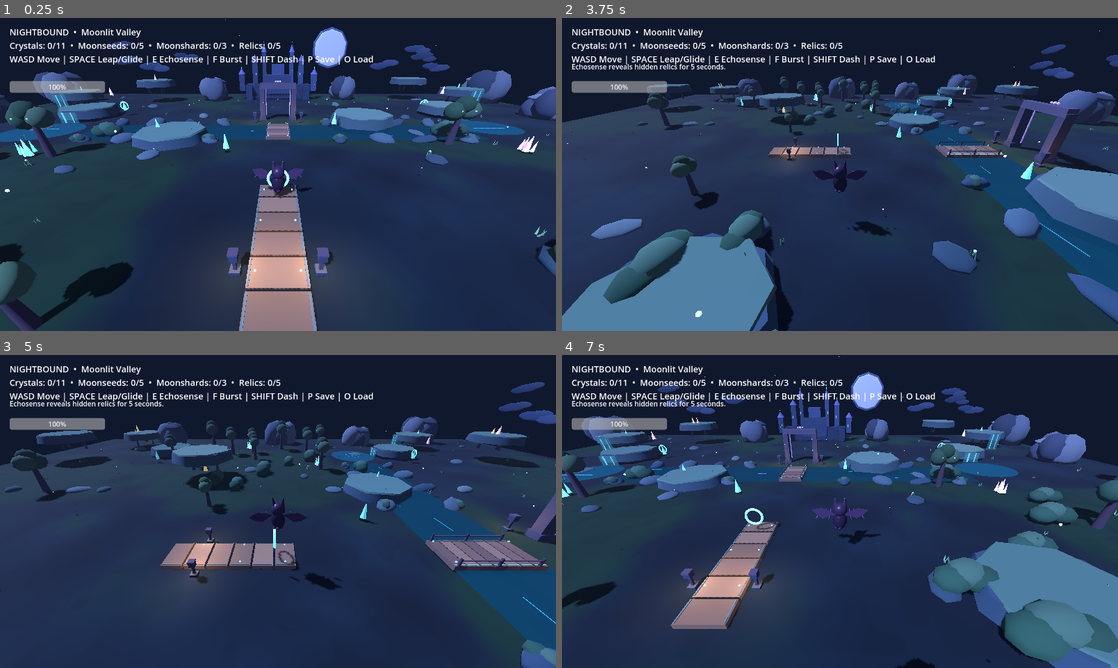
Above: before the commit, frames 1-4 (two rows, left to right).
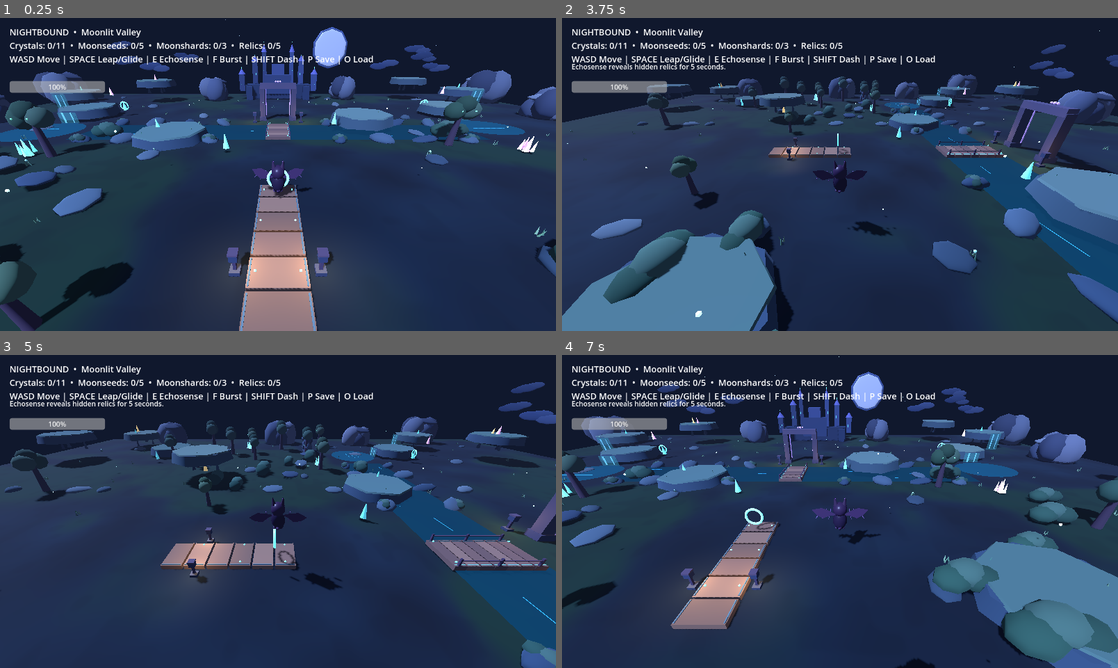
Above: after the commit, the same moments.

Repository: Dynamon91/nightbound
Game: Godot game, scene res://scenes/main.tscn
The game is run twice, just before and just after one commit, with the same random seed, the same clock (stepped at 60 frames per second) and the same inputs.
Inputs:
- Up to frame 1 (0.25 s): no input
- Up to frame 2 (3.75 s): hold D (move_right) 0.53-1.28 s; tap F (burst) at 0.6, 2.85 s; tap Space (jump) at 0.77, 1.52, 3.02 s; hold S (move_back) 1.28-2.03 s; tap E (echosense) at 1.35, 3.6 s; hold D (move_right) 2.03-2.78 s; tap Shift (shadow_dash) at 2.1 s; hold W (move_forward) 2.78-3.53 s; hold A (move_left) from 3.53 s (still down)
- Up to frame 3 (5 s): keep holding A (move_left); tap Space (jump) at 3.77, 4.52 s; tap Shift (shadow_dash) at 4.35 s
- Up to frame 4 (7 s): release A (move_left) at 5.03 s; hold S (move_back) 5.03-5.78 s; tap F (burst) at 5.1 s; hold D (move_right) 5.78-6.53 s; tap E (echosense) at 5.85 s; tap Space (jump) at 6.02, 6.77 s; hold W (move_forward) from 6.53 s (still down); tap Shift (shadow_dash) at 6.6 s

The runs differ from the first frame. In frame 1, 1.0% of the frame differs, in the area x 0-20%, y 44-64%; in frame 2, 0.1%; in frame 3, 0.2%; in frame 4, 0.5%.

Commit message:
art: add a crystal grotto landmark and optional stepping-stone approach

Diff:
--- a/scripts/main.gd
+++ b/scripts/main.gd
@@ -246,6 +246,51 @@
 		shard.rotation.y=angle
 		var shard_material:=shard.material_override as StandardMaterial3D
 		shard_material.emission_energy_multiplier=1.65 if shard_index==0 else 1.25
+func build_crystal_grotto()->void:
+	# Optional side-route landmark: a dark cave mouth, weathered stone surround and luminous crystal core.
+	var cave_center:=Vector3(-34.0,0.0,-3.5)
+	box(cave_center+Vector3(0,1.35,-.28),Vector3(4.6,2.8,.5),Color("#101a35"))
+	box(cave_center+Vector3(0,-.02,0),Vector3(5.6,.28,1.65),Color("#35485f"))
+	# Chunky low-poly rock shoulders and lintel frame the opening as a cave, not a door.
+	rock(cave_center+Vector3(-2.15,1.0,.02),Vector3(.85,1.35,.9),Color("#44536d"),107)
+	rock(cave_center+Vector3(2.1,1.1,.06),Vector3(.82,1.3,.92),Color("#53647b"),109)
+	rock(cave_center+Vector3(-1.45,2.5,.02),Vector3(1.25,.62,.95),Color("#4a5d77"),113)
+	rock(cave_center+Vector3(0,2.82,-.02),Vector3(1.25,.55,.92),Color("#617087"),127)
+	rock(cave_center+Vector3(1.45,2.48,.04),Vector3(1.15,.68,.88),Color("#3d4d68"),131)
+	# Carved cool runes guide the eye to the hidden chamber.
+	for side in [-1.0,1.0]:
+		var rune:=glowing_box(cave_center+Vector3(side*1.72,1.25,.53),Vector3(.075,1.8,.055),Color("#58d9ee"))
+		rune.rotation.z=side*.08
+		for rune_index in range(3):
+			glowing_box(cave_center+Vector3(side*(1.72-.13*float(rune_index%2)),.58+float(rune_index)*.48,.55),Vector3(.25,.055,.06),Color("#8be8ee"))
+	# Oversized decorative crystals form a focal point inside the cave; they are not counted as pickups.
+	var cave_crystal:=gem(cave_center+Vector3(-.48,.95,.02),Color("#5cdfff"))
+	cave_crystal.scale=Vector3(.95,1.6,.8)
+	cave_crystal.rotation.z=-.08
+	var cave_crystal_two:=gem(cave_center+Vector3(.58,.72,.0),Color("#a08cff"))
+	cave_crystal_two.scale=Vector3(.58,1.18,.62)
+	cave_crystal_two.rotation.z=.18
+	var cave_crystal_three:=gem(cave_center+Vector3(1.02,.47,.12),Color("#6be9ff"))
+	cave_crystal_three.scale=Vector3(.38,.76,.42)
+	cave_crystal_three.rotation.z=.25
+	# Four raised stones suggest an optional approach without blocking the main central bridge.
+	var approach:Array[Vector3]=[
+		Vector3(-12.0,.25,3.4),Vector3(-17.0,.45,1.0),Vector3(-22.0,.7,-1.0),Vector3(-27.0,.95,-2.5)
+	]
+	for step_index in range(approach.size()):
+		var stone_pos:Vector3=approach[step_index]
+		var stone:=rock(stone_pos,Vector3(1.35,.28,1.05),Color("#526a7b") if step_index%2==0 else Color("#3c526b"),step_index+151)
+		var stone_body:=StaticBody3D.new()
+		stone_body.position=stone_pos
+		add_child(stone_body)
+		var stone_collision:=CollisionShape3D.new()
+		var stone_shape:=BoxShape3D.new()
+		stone_shape.size=Vector3(2.2,.55,1.75)
+		stone_collision.shape=stone_shape
+		stone_collision.position.y=.12
+		stone_body.add_child(stone_collision)
+		stone.reparent(stone_body)
+
 func build_gate_detail()->void:
 	# Layered stone footing, thin carved trim and emissive runes make the gate a real landmark.
 	for side in [-1.0,1.0]:
@@ -629,6 +674,7 @@
 	checkpoint(Vector3(0,1.5,3)); checkpoint(Vector3(-25,1.5,-21)); checkpoint(Vector3(25,1.5,-23))
 	box(Vector3(-2.25,2.4,-18),Vector3(.75,4.8,1),Color("#45445f"),true); box(Vector3(2.25,2.4,-18),Vector3(.75,4.8,1),Color("#45445f"),true); box(Vector3(0,4.85,-18),Vector3(5.1,.75,1),Color("#56516e"),true)
 	build_gate_detail()
+	build_crystal_grotto()
 	build_distant_citadel()
 	build_moonlit_clouds()
 	build_lantern(Vector3(-3.35,0,-16.6),.9,Color("#ffbf70"))
